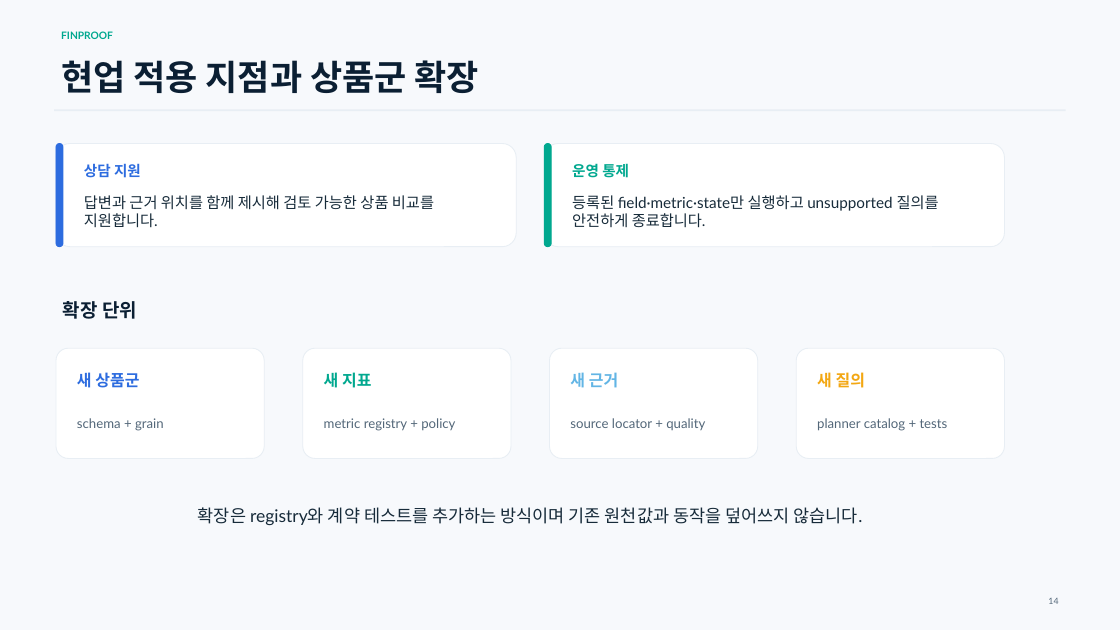
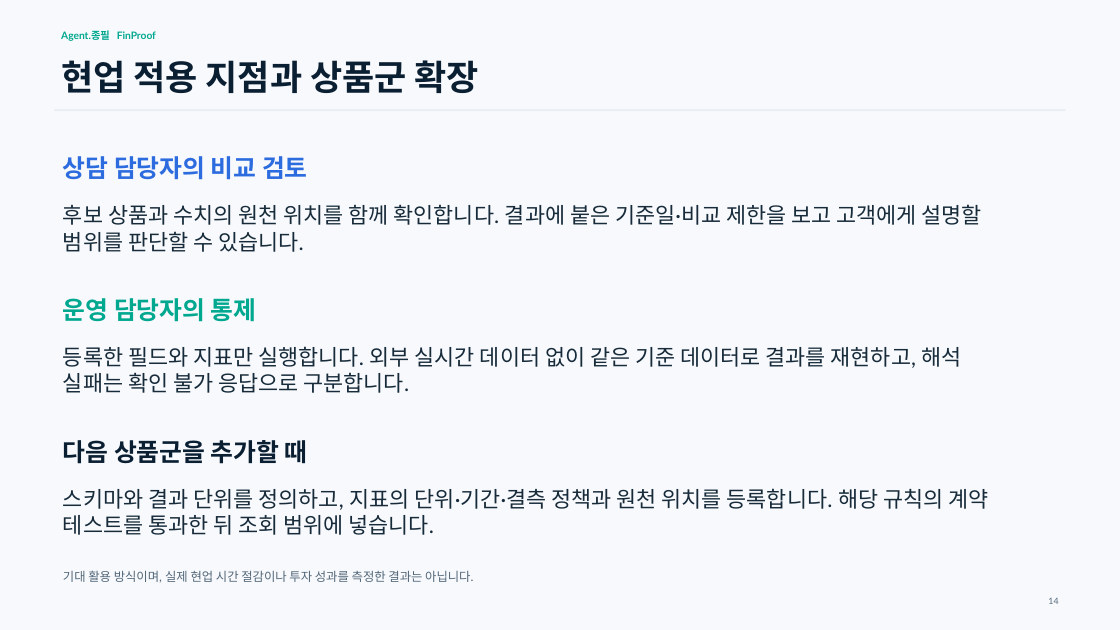
Before and after one commit to tskwak111/mirae_agent, a slide deck: slide 14 of docs/submission/FinProof_Technical_Proposal.pptx. Drawn at 1120x630 pixels with LibreOffice and Linux fonts; fonts in the diff are those of the drawing. Boxes give left, top, right and bottom in pixels: in the first picture for what was removed or moved away, otherwise in the second. Text is boxed around its words. In the diff, an @@ line names an element or a change of style, - is before the commit and + after.

```diff
--- a/docs/submission/FinProof_Technical_Proposal.pptx
+++ b/docs/submission/FinProof_Technical_Proposal.pptx
@@ text at bbox=[61, 30, 156, 41]: text changed @@
-FINPROOF
+Agent.종필 FinProof
@@ rounded rectangle removed at bbox=[56, 144, 517, 247] @@
@@ rounded rectangle removed at bbox=[56, 144, 63, 247] @@
@@ rounded rectangle removed at bbox=[544, 144, 1005, 247] @@
@@ rounded rectangle removed at bbox=[544, 144, 551, 247] @@
@@ text added at bbox=[63, 156, 308, 180], 21.2 pt, text #2D6CDF, bold @@
+상담 담당자의 비교 검토
@@ text removed at bbox=[572, 163, 629, 178] @@
-운영 통제
@@ text added at bbox=[63, 204, 982, 252], 18.8 pt, text #172B3A @@
+후보 상품과 수치의 원천 위치를 함께 확인합니다. 결과에 붙은 기준일·비교 제한을 보고 고객에게 설명할 범위를 판단할 수 있습니다.
@@ text removed at bbox=[572, 195, 939, 228] @@
-등록된 field·metric·state만 실행하고 unsupported 질의를 안전하게 종료합니다.
@@ text at bbox=[63, 298, 257, 322]: text changed; size 12.5 to 21.2 pt; text colour #2D6CDF to #00A88F @@
-상담 지원
+운영 담당자의 통제
@@ text removed at bbox=[63, 301, 137, 319] @@
-확장 단위
@@ rounded rectangle removed at bbox=[56, 349, 265, 459] @@
@@ text at bbox=[63, 346, 962, 393]: text changed; size 13.1 to 18.8 pt @@
-답변과 근거 위치를 함께 제시해 검토 가능한 상품 비교를 지원합니다.
+등록한 필드와 지표만 실행합니다. 외부 실시간 데이터 없이 같은 기준 데이터로 결과를 재현하고, 해석 실패는 확인 불가 응답으로 구분합니다.
@@ rounded rectangle removed at bbox=[302, 349, 511, 459] @@
@@ rounded rectangle removed at bbox=[549, 349, 758, 459] @@
@@ rounded rectangle removed at bbox=[797, 349, 1005, 459] @@
@@ text removed at bbox=[77, 372, 139, 388] @@
-새 상품군
@@ text removed at bbox=[324, 372, 371, 388] @@
-새 지표
@@ text removed at bbox=[570, 372, 618, 388] @@
-새 근거
@@ text removed at bbox=[817, 372, 865, 388] @@
-새 질의
@@ text removed at bbox=[77, 418, 164, 431] @@
-schema + grain
@@ text removed at bbox=[324, 418, 455, 431] @@
-metric registry + policy
@@ text removed at bbox=[570, 418, 705, 430] @@
-source locator + quality
@@ text removed at bbox=[817, 418, 948, 431] @@
-planner catalog + tests
@@ text added at bbox=[63, 440, 308, 464], 21.2 pt, text #0B1F33, bold @@
+다음 상품군을 추가할 때
@@ text at bbox=[63, 488, 988, 535]: text changed; size 15 to 18.8 pt @@
-확장은 registry와 계약 테스트를 추가하는 방식이며 기존 원천값과 동작을 덮어쓰지 않습니다.
+스키마와 결과 단위를 정의하고, 지표의 단위·기간·결측 정책과 원천 위치를 등록합니다. 해당 규칙의 계약 테스트를 통과한 뒤 조회 범위에 넣습니다.
@@ text added at bbox=[63, 570, 473, 582], 10.6 pt, text #536779 @@
+기대 활용 방식이며, 실제 현업 시간 절감이나 투자 성과를 측정한 결과는 아닙니다.
```
Also in this commit, not shown: 12 other slides changed, 2 slides added, 2 slides removed, 8 other files.
